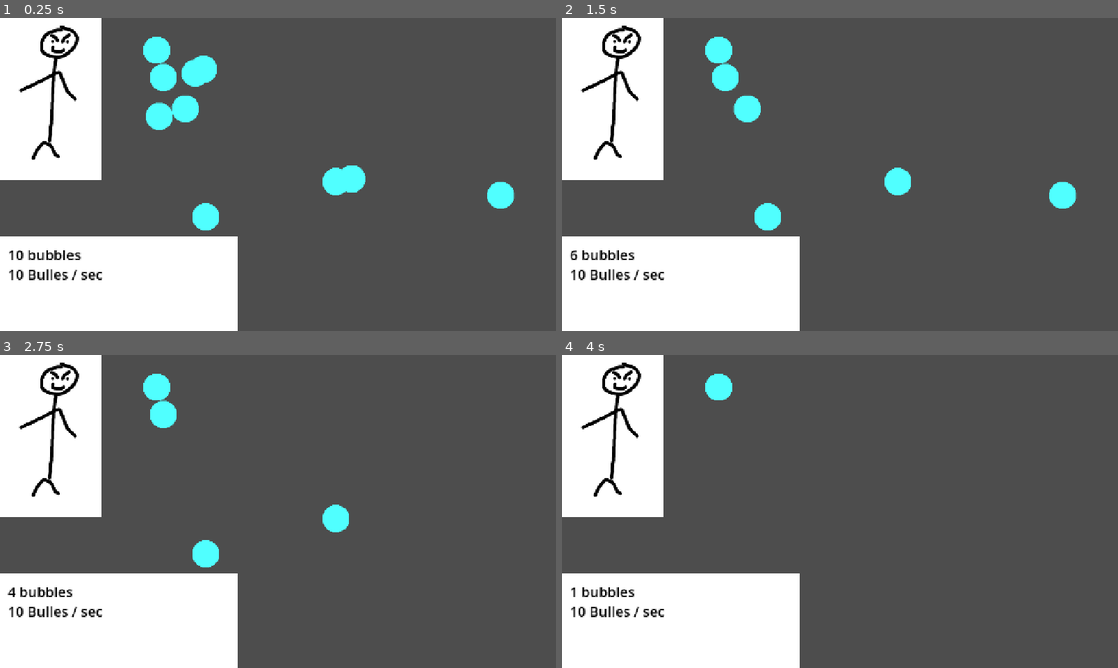
Above: before the commit, frames 1-4 (two rows, left to right).
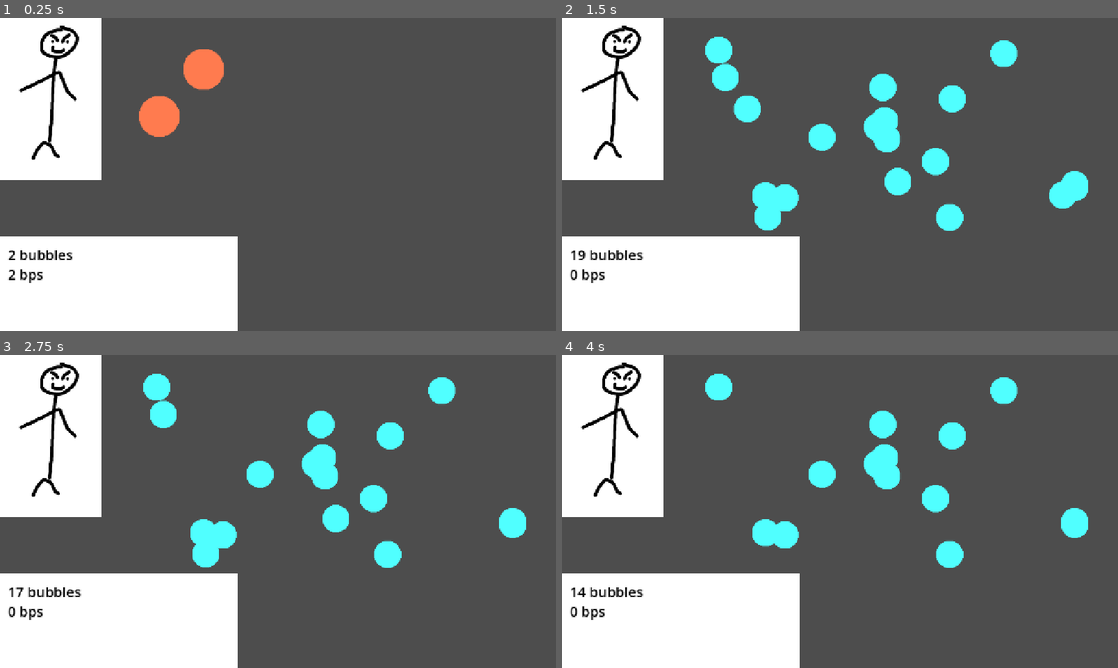
Above: after the commit, the same moments.

Repository: Isaac-SOL/Pop-the-Bubble
Game: Godot game, scene res://scenes/main.tscn
Same seed, same stepped clock (60 frames per second), same inputs: the game is played once before the commit and once after it.
Inputs (mouse positions are in pixels of both pictures, inside the frame that each line leads up to):
- Up to frame 1 (0.25 s): no input
- Up to frame 2 (1.5 s): tap Enter at 0.5 s; drag from (723, 115) to (912, 177) at 0.52 s; drag from (767, 68) to (1062, 196) at 1.27 s
- Up to frame 3 (2.75 s): move the mouse to (183, 445) at 2.02 s; click (183, 445) at 2.17 s
- Up to frame 4 (4 s): tap Space at 2.75 s; drag from (723, 414) to (767, 555) at 2.77 s; drag from (895, 517) to (717, 386) at 3.52 s

The runs differ from the first frame. In frame 1, 4.4% of the frame differs, in the area x 1-93%, y 6-85%; in frame 2, 4.2%; in frame 3, 4.3%; in frame 4, 4.3%.

Commit message:
Added bubble spawners

Diff:
--- /dev/null
+++ b/objects/bubble_spawner.tscn
@@ -0,0 +1,23 @@
+[gd_scene format=3 uid="uid://co0ojtanaglxp"]
+
+[ext_resource type="PackedScene" uid="uid://2qworjpbh3wp" path="res://objects/bubble.tscn" id="1_klq1s"]
+[ext_resource type="Script" uid="uid://bopospicvp6u" path="res://scripts/bubble_spawner.gd" id="2_g3rs3"]
+
+[sub_resource type="CircleShape2D" id="CircleShape2D_klq1s"]
+radius = 48.010414
+
+[node name="BubbleSpawner" unique_id=1014004522 instance=ExtResource("1_klq1s")]
+script = ExtResource("2_g3rs3")
+spawn_on_pop = 10
+
+[node name="Sprite2D" parent="." index="0" unique_id=1219999269]
+modulate = Color(1, 0.48250002, 0.31, 1)
+scale = Vector2(1.5, 1.5)
+
+[node name="CollisionShape2D" parent="Area2D" parent_id_path=PackedInt32Array(905808008) index="0" unique_id=271630885]
+shape = SubResource("CircleShape2D_klq1s")
+
+[node name="Timer" type="Timer" parent="." index="2" unique_id=460235205]
+autostart = true
+
+[connection signal="timeout" from="Timer" to="." method="_on_timer_timeout"]
--- a/scenes/main.tscn
+++ b/scenes/main.tscn
@@ -12,6 +12,8 @@
 
 [node name="Main" type="Node2D" unique_id=1852952808]
 script = ExtResource("1_0wfyh")
+spawn_amount = 0
+spawner_spawn_amount = 2
 
 [node name="SpawnRect" type="CollisionShape2D" parent="." unique_id=160105361]
 unique_name_in_owner = true
--- a/scripts/bubble.gd
+++ b/scripts/bubble.gd
@@ -1,6 +1,13 @@
 class_name Bubble extends Node2D
 
 signal clicked
+@warning_ignore("unused_signal")
+signal spawn(amount: int)
+
+@export var spawn_on_pop: int = 0
+
+func bubbles_per_second() -> int:
+	return 0
 
 func _on_area_2d_input_event(_viewport: Node, event: InputEvent, _shape_idx: int) -> void:
 	if event is InputEventMouseButton:
--- /dev/null
+++ b/scripts/bubble_spawner.gd
@@ -0,0 +1,7 @@
+class_name BubbleSpawner extends Bubble
+
+func bubbles_per_second() -> int:
+	return 1
+
+func _on_timer_timeout() -> void:
+	spawn.emit(1)
--- a/scripts/main.gd
+++ b/scripts/main.gd
@@ -1,8 +1,10 @@
 class_name Main extends Node2D
 
 const BUBBLE = preload("uid://2qworjpbh3wp")
+const BUBBLE_SPAWNER = preload("uid://co0ojtanaglxp")
 
 @export var spawn_amount: int = 10
+@export var spawner_spawn_amount: int = 10
 
 var spawn_rect: Rect2
 var all_bubbles: Array[Bubble] = []
@@ -11,22 +13,36 @@
 	spawn_rect = %SpawnRect.shape.get_rect()
 	spawn_rect.position += %SpawnRect.global_position
 	for i in range(spawn_amount):
-		var pos := Util.rand_in_rectangle(spawn_rect)
-		spawn_bubble(pos)
+		spawn_bubble(Util.rand_in_rectangle(spawn_rect))
+	for i in range(spawner_spawn_amount):
+		spawn_bubble(Util.rand_in_rectangle(spawn_rect), BUBBLE_SPAWNER)
 	update_bubble_count()
 
-func spawn_bubble(pos: Vector2):
-	var bubble: Bubble = BUBBLE.instantiate()
+func spawn_bubble(pos: Vector2, template: PackedScene = BUBBLE):
+	var bubble: Bubble = template.instantiate()
 	%BubblesParent.add_child(bubble)
 	bubble.position = pos
 	bubble.clicked.connect(_on_bubble_clicked, ConnectFlags.CONNECT_APPEND_SOURCE_OBJECT)
+	bubble.spawn.connect(_on_bubble_spawn, ConnectFlags.CONNECT_APPEND_SOURCE_OBJECT)
 	all_bubbles.append(bubble)
 
 func update_bubble_count():
 	%LabelBubbles.text = "%d bubbles" % all_bubbles.size()
+	var total_per_sec: int = 0
+	for b: Bubble in all_bubbles:
+		total_per_sec += b.bubbles_per_second()
+	%LabelBubblesPerSec.text = "%d bps" % total_per_sec
+
+# -- Signals --
 
 func _on_bubble_clicked(bubble: Bubble):
-	print("clicked %s" % bubble.name)
 	bubble.queue_free()
 	all_bubbles.erase(bubble)
+	for i in range(bubble.spawn_on_pop):
+		spawn_bubble(Util.rand_in_rectangle(spawn_rect))
 	update_bubble_count()
+
+func _on_bubble_spawn(amount: int, _bubble: Bubble):
+	for i in range(amount):
+		spawn_bubble(Util.rand_in_rectangle(spawn_rect))
+	update_bubble_count()
Not shown, added: scripts/bubble_spawner.gd.uid
